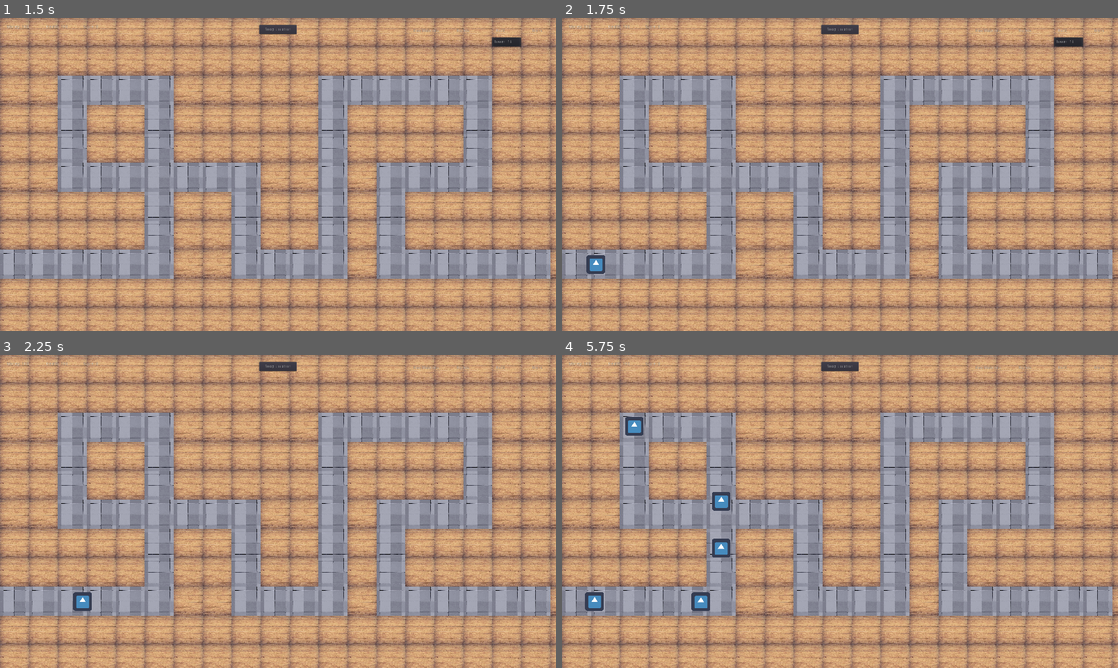
Above: before the commit, frames 1-4 (two rows, left to right).
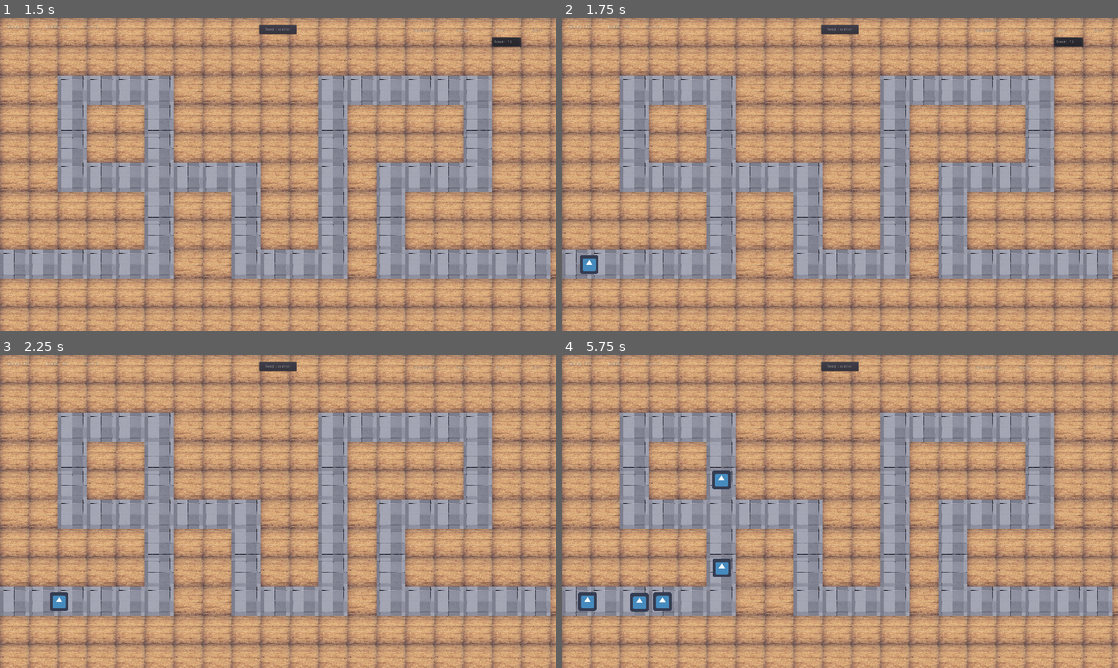
Above: after the commit, the same moments.

Repository: Vytautas-Hermann/GJ-2020
Game: Godot game, scene res://src/scenes/Title_Screen.tscn
The game is run twice, just before and just after one commit, with the same random seed, the same clock (stepped at 60 frames per second) and the same inputs. The engine's default icon, where the game draws it, is replaced by a stand-in: a white triangle on a blue panel in a dark square.
Inputs:
- Up to frame 1 (1.5 s): click "Start" at 0.5 s; click "Built" at 1.25 s
- Up to frame 2 (1.75 s): no input
- Up to frame 3 (2.25 s): click "Raw Materials" at 2 s
- Up to frame 4 (5.75 s): click "Bullets" at 2.75 s; click "Swap Location" at 3.5 s; click "Built" at 4.25 s; click "Raw Materials" at 5 s

Frame 1 is identical in both runs. In frame 2, 0.2% of the frame differs, in the area x 3-8%, y 75-82%; in frame 3, 0.4%; in frame 4, 1.8%, in the area x 2-31%, y 19-82%.

Commit message:
enemyPath

Diff:
--- a/src/scripts/enemy.gd
+++ b/src/scripts/enemy.gd
@@ -24,7 +24,7 @@
 		if rand_range(0,1) < available_allergies[allergy]:
 			allergies.append(allergy)
 	position = Vector2(0,400)
-	speed = rand_range(200,400)
+	speed = rand_range(50,300)
 	screen_size = get_viewport_rect().size
 	hunger = rand_range(20,200)
 	set_type("prof")
